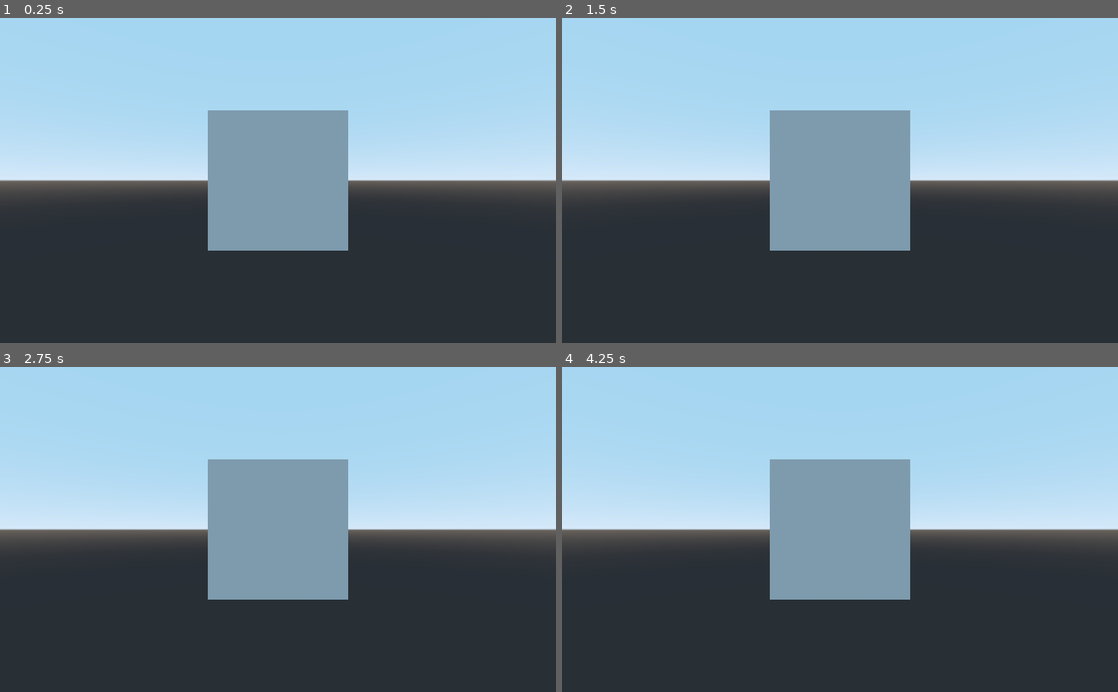
Above: before the commit, frames 1-4 (two rows, left to right).
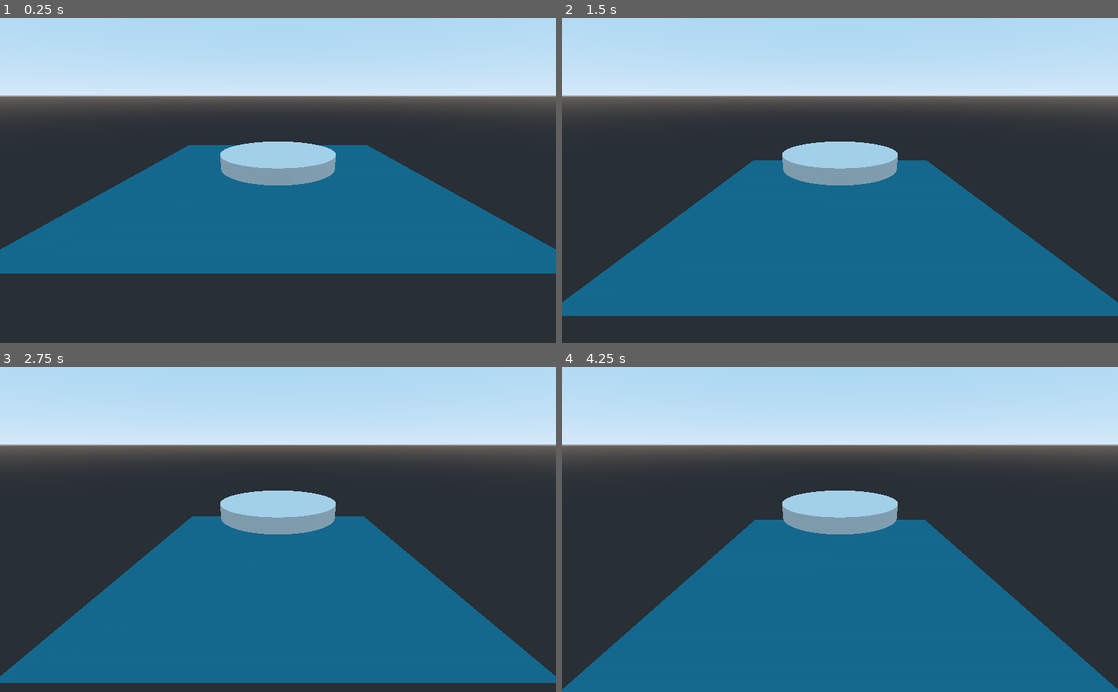
Above: after the commit, the same moments.

Repository: ObfuscatedOwl/Islands-Game
Game: Godot game, scene res://OceanTest.tscn
Same seed, same stepped clock (60 frames per second), same inputs: the game is played once before the commit and once after it. Before the commit the project starts from res://TransparencyTest.tscn.
Inputs (mouse positions are in pixels of both pictures, inside the frame that each line leads up to):
- Up to frame 1 (0.25 s): no input
- Up to frame 2 (1.5 s): move the mouse to (962, 164) at 0.52 s; click (962, 164) at 0.67 s; move the mouse to (728, 196) at 1.27 s; click (728, 196) at 1.42 s
- Up to frame 3 (2.75 s): move the mouse to (333, 458) at 2.02 s; click (333, 458) at 2.17 s
- Up to frame 4 (4.25 s): move the mouse to (812, 594) at 2.77 s; click (812, 594) at 2.92 s; move the mouse to (1006, 578) at 3.52 s; click (1006, 578) at 3.67 s

The runs differ from the first frame. In frame 1, 59% of the frame differs, in the area x 0-100%, y 13-79%; in frame 2, 67%; in frame 3, 69%; in frame 4, 70%, in the area x 0-100%, y 13-100%.

Commit message:
Adding ocean control

Diff:
--- /dev/null
+++ b/Button.gd
@@ -0,0 +1,20 @@
+extends Spatial
+
+var activated = false
+
+# Called when the node enters the scene tree for the first time.
+func _ready():
+	pass # Replace with function body.
+
+
+# Called every frame. 'delta' is the elapsed time since the previous frame.
+#func _process(delta):
+#	pass
+
+
+func _on_Area_input_event(camera, event, click_position, click_normal, shape_idx):
+	if event is InputEventMouseButton:
+		if event.button_index == BUTTON_LEFT and event.pressed:
+			activated = not activated
+			print("activated" + str(activated))
+			$"/root/global".ocean.modifyHeight(activated)
--- a/OceanController.gd
+++ b/OceanController.gd
@@ -1,16 +1,28 @@
-extends Sprite3D
+extends Spatial
 
 
 # Declare member variables here. Examples:
 # var a = 2
 # var b = "text"
-var height = 3
+var desiredHeight = -1
+var height = 0
 
 # Called when the node enters the scene tree for the first time.
 func _ready():
-	pass # Replace with function body.
+	$"/root/global".register_player(self)
 
 
 # Called every frame. 'delta' is the elapsed time since the previous frame.
 #func _process(delta):
 #	pass
+
+func _physics_process(delta):
+	height = lerp(height, desiredHeight, 0.01)
+	translation.y = height
+
+func modifyHeight(raise):
+	print("hello")
+	if raise:
+		desiredHeight += 1
+	else:
+		desiredHeight -= 1
--- a/OceanTest.tscn
+++ b/OceanTest.tscn
@@ -1,12 +1,19 @@
-[gd_scene load_steps=5 format=2]
+[gd_scene load_steps=8 format=2]
 
 [ext_resource path="res://blue.png" type="Texture" id=1]
-[ext_resource path="res://OceanController.gd" type="Script" id=2]
+[ext_resource path="res://Button.gd" type="Script" id=2]
+[ext_resource path="res://OceanController.gd" type="Script" id=3]
 
 [sub_resource type="CubeMesh" id=1]
 
 [sub_resource type="SpatialMaterial" id=2]
 flags_transparent = true
+
+[sub_resource type="CylinderMesh" id=3]
+height = 0.25
+
+[sub_resource type="CylinderShape" id=4]
+height = 0.25
 
 [node name="Spatial" type="Spatial"]
 
@@ -15,6 +22,7 @@
 
 [node name="MeshInstance" type="MeshInstance" parent="."]
 transform = Transform( 1, 0, 0, 0, 1, 0, 0, 0, 1, 0, 0, 0.265246 )
+visible = false
 mesh = SubResource( 1 )
 material/0 = SubResource( 2 )
 
@@ -22,10 +30,26 @@
 transform = Transform( 1, 0, 0, 0, 1, 0, 0, 0, 1, 0, 0, -4.03456 )
 
 [node name="Camera" type="Camera" parent="KinematicBody"]
-transform = Transform( -1, 0, -3.25841e-07, 0, 1, 0, 3.25841e-07, 0, -1, 0, 0, 0 )
+transform = Transform( -1, -1.11444e-07, 3.06191e-07, 0, 0.939693, 0.34202, -3.25841e-07, 0.34202, -0.939693, 0, 1.17909, 0 )
 
-[node name="Ocean" type="Sprite3D" parent="."]
+[node name="Button" type="Spatial" parent="."]
+transform = Transform( 1, 0, 0, 0, 1, 0, 0, 0, 1, 0, 0.125, 0 )
+script = ExtResource( 2 )
+
+[node name="MeshInstance" type="MeshInstance" parent="Button"]
+mesh = SubResource( 3 )
+material/0 = null
+
+[node name="Area" type="Area" parent="Button/MeshInstance"]
+
+[node name="CollisionShape" type="CollisionShape" parent="Button/MeshInstance/Area"]
+shape = SubResource( 4 )
+
+[node name="Ocean" type="Spatial" parent="."]
+script = ExtResource( 3 )
+
+[node name="OceanDisplayer" type="Sprite3D" parent="Ocean"]
 transform = Transform( 1, 0, 0, 0, -1.62921e-07, -1, 0, 1, -1.62921e-07, 0, 0, 0 )
 opacity = 0.5
 texture = ExtResource( 1 )
-script = ExtResource( 2 )
+[connection signal="input_event" from="Button/MeshInstance/Area" to="Button" method="_on_Area_input_event"]
--- /dev/null
+++ b/global.gd
@@ -0,0 +1,10 @@
+extends Node
+
+var ocean
+
+# Called when the node enters the scene tree for the first time.
+func _ready():
+	pass # Replace with function body.
+
+func register_player(in_ocean):
+	ocean = in_ocean
--- a/project.godot
+++ b/project.godot
@@ -16,8 +16,12 @@
 [application]
 
 config/name="Islands Game"
-run/main_scene="res://TransparencyTest.tscn"
+run/main_scene="res://OceanTest.tscn"
 config/icon="res://icon.png"
+
+[autoload]
+
+global="*res://global.gd"
 
 [rendering]
 
